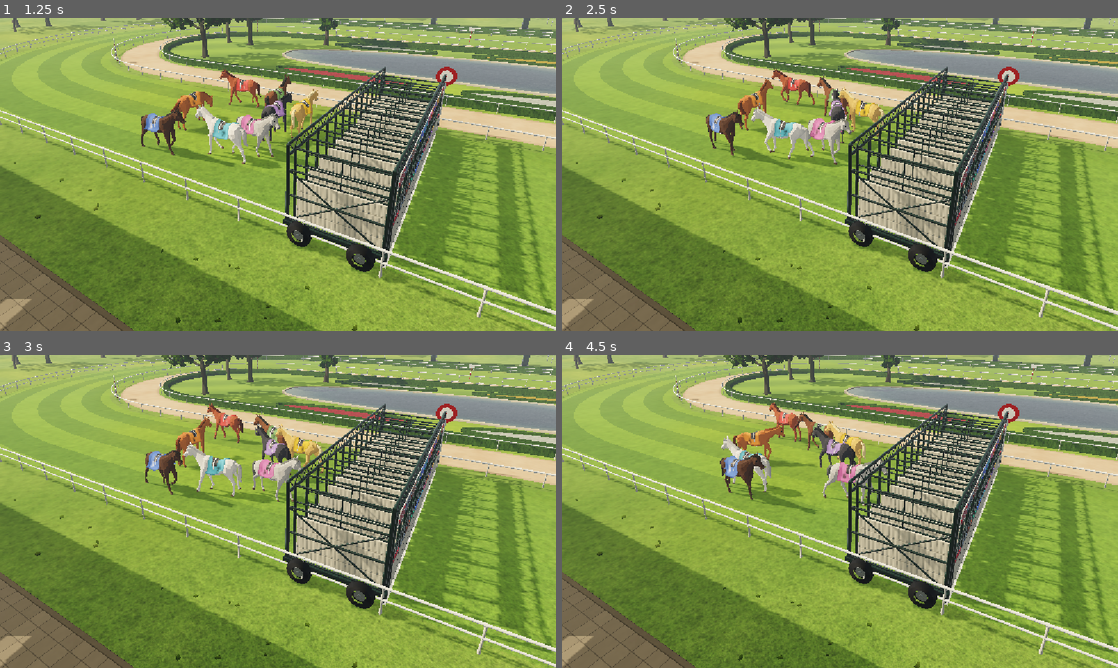
Above: before the commit, frames 1-4 (two rows, left to right).
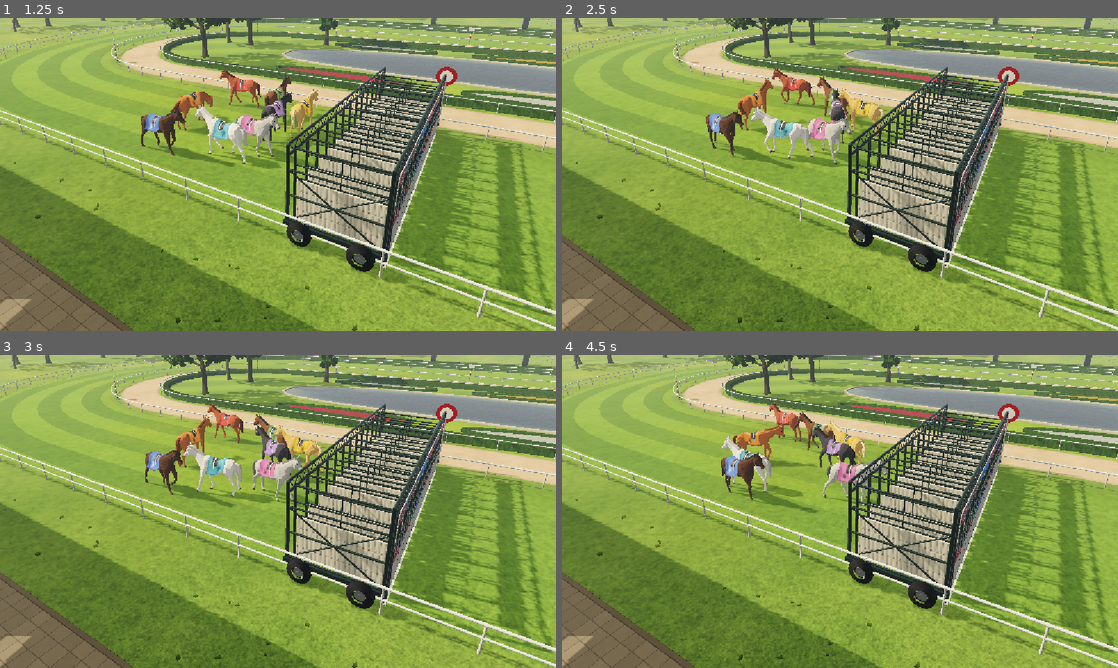
Above: after the commit, the same moments.

Repository: fayipon/racehorse
Game: Godot game, scene res://scenes/main.tscn
The game is run twice, just before and just after one commit, with the same random seed, the same clock (stepped at 60 frames per second) and the same inputs. A sky picture missing from this copy of the repository is replaced by a grey-blue gradient.
Inputs:
- Up to frame 1 (1.25 s): no input
- Up to frame 2 (2.5 s): no input
- Up to frame 3 (3 s): no input
- Up to frame 4 (4.5 s): no input

Frame 1 is identical in both runs. In frame 2, less than 0.1% of the frame differs, in the area x 26-52%, y 16-45%; in frame 3, 0.3%; in frame 4, 0.4%, in the area x 28-59%, y 16-51%.

Commit message:
Plant the hooves: fit the gallop's stride to the ground, bank into bends, cross at full stretch
- stride_fit.gd, a skeleton modifier, narrows each leg's fore-and-aft swing
  after the clip poses it, so a planted hoof stands still at the field's
  pace while the gallop keeps a racehorse's rhythm; the stifle or elbow
  bends to reach (two-bone IK) and the hoof keeps the clip's angle. Hoof
  slip in stance falls from 5-8 m/s to about 0.4-1.7 m/s.
- Every clip from the pack opened on a held frame, a hitch in each stride;
  it is cut on load where the first two frames match.
- Horses bank into the bends by their sideways pull and turn their necks
  into the turn.
- The winner eases or quickens its last strides so it crosses the line, and
  holds the photo-finish freeze, at full stretch.

Co-Authored-By: Claude Opus 5.5 <noreply@anthropic.com>

Diff:
--- a/godot/scripts/asset_horse.gd
+++ b/godot/scripts/asset_horse.gd
@@ -8,6 +8,7 @@
 const VIVERNA := "res://assets/viverna/stallion.glb"
 const QUATERNIUS := "res://assets/quaternius/horse.glb"
 const KIT = preload("res://scripts/mesh_kit.gd")
+const STRIDE_FIT = preload("res://scripts/stride_fit.gd")
 static var realistic := ResourceLoader.exists(VIVERNA) and not OS.get_cmdline_user_args().has("--cc0-horse")
 static var source: PackedScene = load(VIVERNA if realistic else QUATERNIUS)
 # Phones race the lighter level of detail.
@@ -44,6 +45,20 @@
 # The cloth's own material, told how hard the horse is moving so its skirt swings.
 var cloth_material: ShaderMaterial
 var cloth_stride := -1.0
+# Narrows the gallop's stride to the ground covered (stride_fit.gd).
+var stride_fit: SkeletonModifier3D
+# A galloping horse banks into a bend; it leans by the turn it is making.
+const LEAN_MOST := .2
+# How far the neck turns into a bend, for each radian of lean.
+const LOOK_INTO_TURN := .9
+# Metres to the line while the winner is running in, set by race.gd; -1 otherwise.
+# Over its last strides it quickens or eases its rhythm a little so it crosses
+# at full stretch, not with its legs gathered under it.
+var finish_in := -1.0
+const FINISH_STEER := 1.6
+const STEER_MOST := .3
+var lean := 0.0
+var last_heading := INF
 
 func build(index: int, _color: Color) -> void:
 	var style: Dictionary=styles[index]
@@ -85,11 +100,54 @@
 	for clip in ["Idle","Idle_2","Idle_Headlow","Eating","Walk","Gallop"]:
 		var animation := player.get_animation(clip)
 		animation.loop_mode=Animation.LOOP_LINEAR
-	player.play("Idle")
+		if not shared.has("trimmed:"+clip):
+			trim_held_frame(animation)
+			shared["trimmed:"+clip]=true
+	if realistic:
+		if not shared.has("stride"): shared.stride=STRIDE_FIT.study(skeleton,player,horse_from_skeleton)
+		if not (shared.stride as Dictionary).is_empty():
+			stride_fit=STRIDE_FIT.new()
+			stride_fit.setup(shared.stride)
+			skeleton.add_child(stride_fit)
+	player.play("Idle",0.0)
 	player.advance(0)
 	player.seek(index*.19,true)
 	add_race_cloth(index,Color(style.number))
 	find_muzzle()
+
+# The pack's clips begin on a held frame: their first two frames are the same
+# pose, so every loop stalls for a frame (a hitch in each gallop stride). The
+# first frame is cut and the clip starts on the second, which its last frame
+# already matches. A clip without the held frame is left alone.
+static func trim_held_frame(clip: Animation) -> void:
+	var frame:=INF
+	for t in range(clip.get_track_count()):
+		for k in range(clip.track_get_key_count(t)):
+			var time:=clip.track_get_key_time(t,k)
+			if time>1e-4: frame=minf(frame,time)
+	if not is_finite(frame) or frame>=clip.length*.5: return
+	var held:=0.0
+	var moving:=0.0
+	for t in range(clip.get_track_count()):
+		if clip.track_get_type(t)!=Animation.TYPE_ROTATION_3D: continue
+		var a:=clip.rotation_track_interpolate(t,0.0)
+		var b:=clip.rotation_track_interpolate(t,frame)
+		var c:=clip.rotation_track_interpolate(t,frame*2.0)
+		held+=a.angle_to(b)
+		moving+=b.angle_to(c)
+	if held>moving*.2: return
+	for t in range(clip.get_track_count()):
+		var type:=clip.track_get_type(t)
+		if clip.track_get_key_count(t)<2: continue
+		match type:
+			Animation.TYPE_POSITION_3D: clip.position_track_insert_key(t,frame,clip.position_track_interpolate(t,frame))
+			Animation.TYPE_ROTATION_3D: clip.rotation_track_insert_key(t,frame,clip.rotation_track_interpolate(t,frame))
+			Animation.TYPE_SCALE_3D: clip.scale_track_insert_key(t,frame,clip.scale_track_interpolate(t,frame))
+			Animation.TYPE_VALUE: clip.track_insert_key(t,frame,clip.value_track_interpolate(t,frame))
+			_: continue
+		while clip.track_get_key_count(t)>0 and clip.track_get_key_time(t,0)<frame-1e-4: clip.track_remove_key(t,0)
+		for k in range(clip.track_get_key_count(t)): clip.track_set_key_time(t,k,clip.track_get_key_time(t,k)-frame)
+	clip.length-=frame
 
 # The textured stallion. The pack's coats are greys, whites, a black and a roan;
 # bays, chestnuts and palominos are tinted from them, so the stable keeps the
@@ -813,13 +871,38 @@
 	var cycle:=player.get_animation(current_clip).length
 	# Turning on the spot, or held at the off, a horse still steps; a frozen
 	# frame (delta 0) holds every leg.
+	# Slow motion slows the ground and delta alike, so this is the true pace.
+	var pace:=minf(moved/delta,20.0) if delta>0.0 else 0.0
 	if current_clip=="Walk":
 		step=maxf(moved/walk_stride*cycle,delta*.55)
 	elif current_clip=="Gallop":
-		# Slow motion slows the ground and delta alike, so this is the true pace.
-		var pace:=minf(moved/delta,20.0) if delta>0.0 else 0.0
 		step=maxf(delta*GALLOP_TEMPO*pow(pace/GALLOP_PACE,.25)*cadence*cycle,delta*.3)
+		if finish_in>0.0 and pace>.5 and shared.has("stride") and (shared.stride as Dictionary).has("stretch"):
+			# Motion seconds to the line, and the clip time the stride will have
+			# reached by then at this rhythm; the rhythm is bent toward the stretch.
+			var lead:=finish_in/pace
+			var ahead:=step/delta*lead
+			if lead<FINISH_STEER and ahead>.05:
+				var landing:=fposmod(player.current_animation_position+ahead,cycle)
+				var miss:=fposmod(float(shared.stride.stretch)-landing+cycle*.5,cycle)-cycle*.5
+				step*=1.0+clampf(miss/ahead,-STEER_MOST,STEER_MOST)
 	player.advance(step)
+	if stride_fit!=null:
+		stride_fit.fitting=current_clip=="Gallop"
+		# A frozen frame keeps the last fit rather than springing back to the clip's stride.
+		if delta>0.0:
+			stride_fit.pace=pace
+			stride_fit.rate=step/delta
+	# Bank by the sideways pull of the turn (speed times turning rate), as a
+	# rider or a cyclist would; standing turns barely tilt.
+	if delta>0.0:
+		var turning:=angle_difference(last_heading,rotation.y)/delta if is_finite(last_heading) else 0.0
+		last_heading=rotation.y
+		if moved==0.0: turning=0.0
+		var wanted:=clampf(atan(pace*turning/9.8),-LEAN_MOST,LEAN_MOST)
+		lean=lerpf(lean,wanted,1.0-exp(-delta*3.0))
+		model.rotation.z=-lean
+		if stride_fit!=null: stride_fit.look=lean*LOOK_INTO_TURN
 	if cloth_material!=null:
 		var stride:=motion_blend*(1.0 if current_clip=="Gallop" else .35)
 		if absf(stride-cloth_stride)>.02:
--- a/godot/scripts/race.gd
+++ b/godot/scripts/race.gd
@@ -531,6 +531,9 @@
 			var tangent: Vector3=sample.tangent
 			horses[i].position=sample.position-tangent*(winner_nose if i==winner-1 else NOSE)
 			horses[i].rotation.y=atan2(-tangent.x,-tangent.z)
+			# The winner times its last strides to cross at full stretch (asset_horse.gd).
+			var lap:=4.0*float(course.config.halfStraight)+TAU*course.lane_radius(i)
+			horses[i].finish_in=(1.0-p)*lap if phase=="racing" and i==winner-1 and not finished and p<1.0 else -1.0
 		var celebration := phase=="result" and i==winner-1
 		horses[i].visible=phase!="result"
 		horses[i].call("animate",animation_clock,moving,running,celebration,delta*slow_motion)
--- /dev/null
+++ b/godot/scripts/stride_fit.gd
@@ -0,0 +1,145 @@
+extends SkeletonModifier3D
+
+# Fits the gallop's stride to the ground the horse is really covering.
+#
+# The course is about a third of real size, so the field gallops at 6-7 m/s,
+# and the gallop plays at a racehorse's rhythm (asset_horse.gd GALLOP_TEMPO)
+# so it never looks like slow motion. At that rhythm the clip's 6.4 m stride
+# would sweep each planted hoof back twice as fast as the ground goes by, and
+# the hooves would skate. After the clip has posed the skeleton, this narrows
+# every leg's fore-and-aft swing about its own middle by just enough that a
+# planted hoof stands still on the ground, keeping its height, and bends the
+# stifle or elbow to reach it (two-bone IK; the hoof keeps the clip's angle).
+# The legs then take the shorter, quicker strides a horse uses at this pace.
+#
+# asset_horse.gd tells it each frame how fast the horse is going (`pace`, m/s)
+# and how fast the clip is playing (`rate`, clip seconds per second).
+#
+# Through a bend the horse also looks into the turn: `look` (radians, positive
+# to the left) turns the neck, half at its base and half above.
+const LEGS = [["L_Thing","L_Calf","L_Toe0"],["R_Thing","R_Calf","R_Toe0"],["L_UpperArm","l_Forearm","L_Finger0"],["R_UpperArm","R_Forearm","R_Finger0"]]
+const SAMPLES := 48
+# How far the swing may narrow; below this the legs would barely move.
+const NARROWEST := .3
+
+var pace := 0.0
+var rate := 0.0
+var fitting := false
+var look := 0.0
+const NECK = ["Neck","Neck1"]
+# Per model: each leg's bones, the middle of its swing and how fast a planted
+# hoof sweeps back in the clip; and the horse's forward axis, all in skeleton space.
+var legs: Array = []
+var forward := Vector3.FORWARD
+var up := Vector3.UP
+var neck: Array[int] = []
+var narrow: Array[float] = [1.0,1.0,1.0,1.0]
+
+# Studies the gallop on this skeleton once per model: the AnimationPlayer must
+# be free to pose it, before the race starts playing clips.
+static func study(skeleton: Skeleton3D, player: AnimationPlayer, horse_from_skeleton: Transform3D) -> Dictionary:
+	var forward:=(horse_from_skeleton.basis.inverse()*Vector3.FORWARD).normalized()
+	var up:=(horse_from_skeleton.basis.inverse()*Vector3.UP).normalized()
+	# Skeleton units to metres along the horse's forward axis, and 3 cm in skeleton units.
+	var metres:=(horse_from_skeleton.basis*forward).length()
+	var tolerance:=.03/(horse_from_skeleton.basis*up).length()
+	var bones: Array=[]
+	for names: Array in LEGS:
+		var leg: Array[int]=[]
+		for name: String in names: leg.append(skeleton.find_bone(name))
+		if leg.has(-1): return {}
+		bones.append(leg)
+	var along: Array=[]
+	var height: Array=[]
+	for leg in bones:
+		along.append(PackedFloat32Array())
+		height.append(PackedFloat32Array())
+	var clip:=player.get_animation("Gallop")
+	player.play("Gallop",0.0)
+	for i in range(SAMPLES):
+		player.seek(clip.length*i/SAMPLES,true)
+		for k in range(bones.size()):
+			var root:=skeleton.get_bone_global_pose(bones[k][0]).origin
+			var hoof:=skeleton.get_bone_global_pose(bones[k][2]).origin
+			along[k].append((hoof-root).dot(forward))
+			height[k].append(hoof.dot(up))
+	var legs: Array=[]
+	for k in range(bones.size()):
+		var low: float=Array(height[k]).min()
+		var sweep:=0.0
+		var planted:=0
+		for i in range(SAMPLES):
+			var j:=(i+1)%SAMPLES
+			if height[k][i]<low+tolerance and height[k][j]<low+tolerance:
+				sweep+=along[k][i]-along[k][j]
+				planted+=1
+		legs.append({"bones":bones[k],"middle":(Array(along[k]).min()+Array(along[k]).max())*.5,
+			# Metres a planted hoof travels back per clip second.
+			"speed":sweep/maxf(planted,1)*SAMPLES/clip.length*metres})
+	var neck: Array[int]=[]
+	for name: String in NECK:
+		if skeleton.find_bone(name)>=0: neck.append(skeleton.find_bone(name))
+	# The moment of full stretch: forelegs reaching furthest forward and hind
+	# legs furthest back, the pose of every finish-line photograph.
+	var stretch:=0
+	var widest:=-INF
+	for i in range(SAMPLES):
+		var spread:=maxf(along[2][i],along[3][i])-minf(along[0][i],along[1][i])
+		if spread>widest:
+			widest=spread
+			stretch=i
+	return {"legs":legs,"forward":forward,"up":up,"neck":neck,"stretch":clip.length*stretch/SAMPLES}
+
+func setup(study_result: Dictionary) -> void:
+	legs=study_result.legs
+	forward=study_result.forward
+	up=study_result.up
+	neck.assign(study_result.neck)
+
+func _process_modification_with_delta(_delta: float) -> void:
+	var skeleton:=get_skeleton()
+	if absf(look)>.002:
+		for bone in neck:
+			var pose:=skeleton.get_bone_global_pose(bone)
+			skeleton.set_bone_global_pose(bone,Transform3D(Basis(up,look/neck.size())*pose.basis,pose.origin))
+	if not fitting or legs.is_empty(): return
+	for i in range(legs.size()):
+		var leg: Dictionary=legs[i]
+		var speed: float=leg.speed
+		if speed<=0.0: continue
+		if rate>0.0: narrow[i]=clampf(pace/(speed*rate),NARROWEST,1.0)
+		if narrow[i]>.995: continue
+		fit_leg(skeleton,leg,narrow[i])
+
+func fit_leg(skeleton: Skeleton3D, leg: Dictionary, k: float) -> void:
+	var bones: Array[int]=leg.bones
+	var root_pose:=skeleton.get_bone_global_pose(bones[0])
+	var knee_pose:=skeleton.get_bone_global_pose(bones[1])
+	var hoof_pose:=skeleton.get_bone_global_pose(bones[2])
+	var root:=root_pose.origin
+	var knee:=knee_pose.origin
+	var hoof:=hoof_pose.origin
+	var along:=(hoof-root).dot(forward)
+	var target:=hoof+forward*((float(leg.middle)+(along-float(leg.middle))*k)-along)
+	var a:=root.distance_to(knee)
+	var b:=knee.distance_to(hoof)
+	var reach:=target-root
+	var d:=clampf(reach.length(),absf(a-b)+.001,a+b-.001)
+	var aim:=reach.normalized()
+	# The knee keeps bending the way the clip bends it.
+	var line:=(hoof-root).normalized()
+	var bend:=(knee-root)-line*(knee-root).dot(line)
+	bend=bend-aim*bend.dot(aim)
+	if bend.length_squared()<1e-10: return
+	bend=bend.normalized()
+	var cos_root:=clampf((a*a+d*d-b*b)/(2.0*a*d),-1.0,1.0)
+	var new_knee:=root+a*(aim*cos_root+bend*sqrt(1.0-cos_root*cos_root))
+	var turn_root:=Quaternion((knee-root).normalized(),(new_knee-root).normalized())
+	skeleton.set_bone_global_pose(bones[0],Transform3D(Basis(turn_root)*root_pose.basis,root))
+	var moved_knee:=skeleton.get_bone_global_pose(bones[1])
+	var moved_hoof:=skeleton.get_bone_global_pose(bones[2]).origin
+	var turn_knee:=Quaternion((moved_hoof-moved_knee.origin).normalized(),(root+aim*d-moved_knee.origin).normalized())
+	skeleton.set_bone_global_pose(bones[1],Transform3D(Basis(turn_knee)*moved_knee.basis,moved_knee.origin))
+	# The hoof meets the ground at the clip's angle.
+	var placed:=skeleton.get_bone_global_pose(bones[2]).origin
+	skeleton.set_bone_global_pose(bones[2],Transform3D(hoof_pose.basis,placed))
Not shown, added: godot/scripts/stride_fit.gd.uid
Not shown, changed: ASSETS.md
Not shown, changed: public/game/index.html
Not shown, changed: public/game/index.pck
